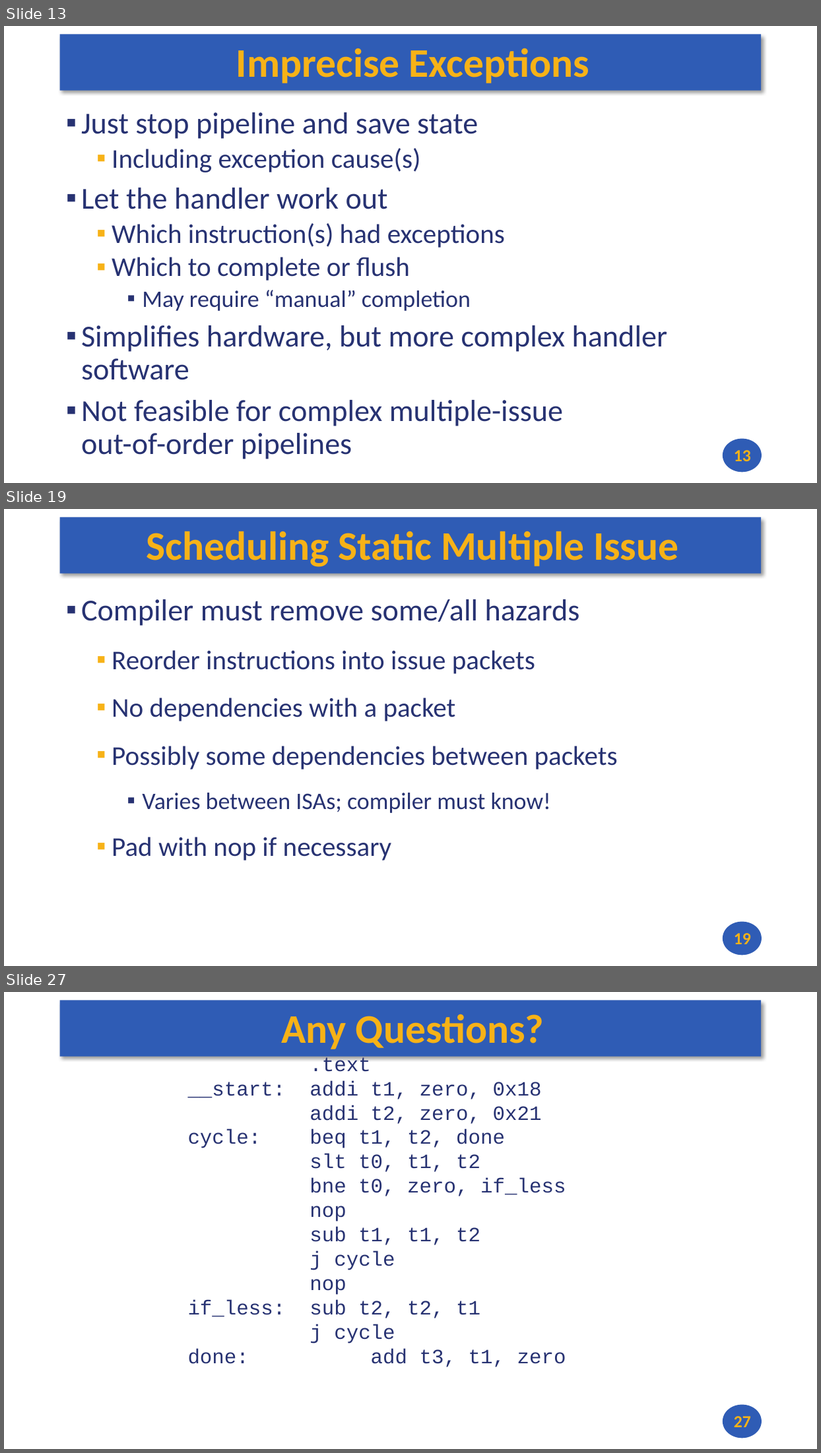
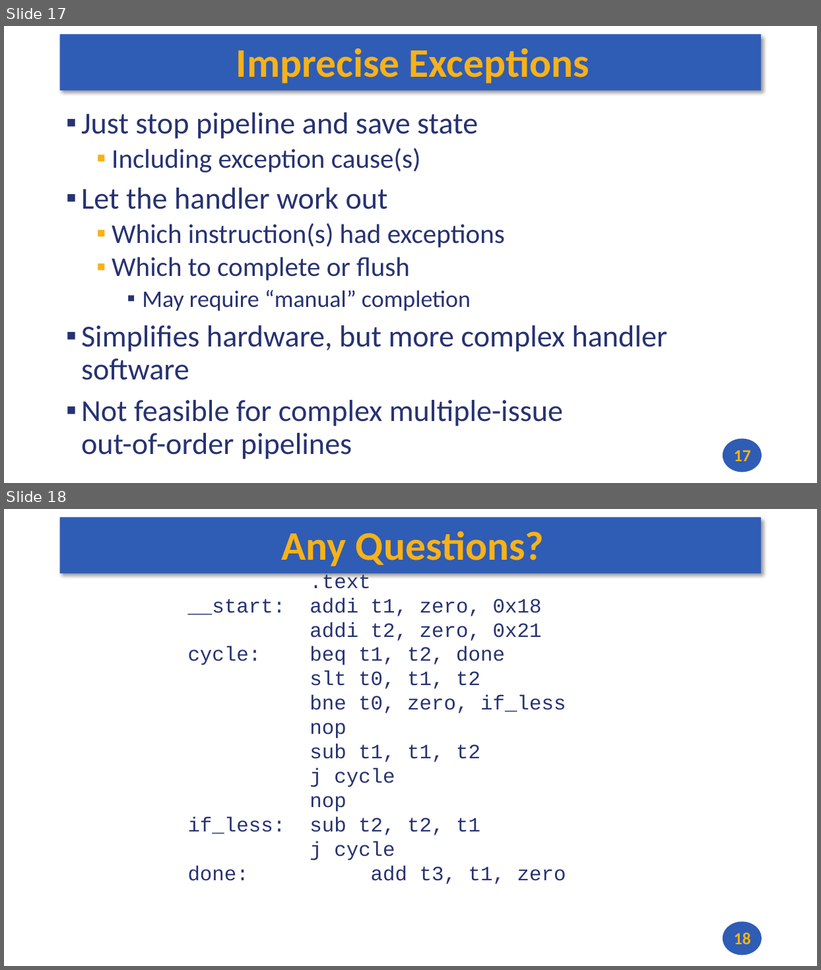
Before and after one commit to andrewt0301/hse-acos-course, a slide deck: docs/part1ca/10_Exceptions/CA_Lecture_10.pptx. Shown one above the other, each under a label of ours: slides 13, 19 and 27 before the commit, slides 17 and 18 after it; the slides between them are not shown. The pictures are 821x1453 and 821x970 pixels, drawn with LibreOffice and Linux fonts; fonts in the diff are those of the drawing. Boxes give left, top, right and bottom in pixels: in the first picture for what was removed or moved away, otherwise in the second. Text is boxed around its words. In the diff, an @@ line names an element or a change of style, - is before the commit and + after.

```diff
--- a/docs/part1ca/10_Exceptions/CA_Lecture_10.pptx
+++ b/docs/part1ca/10_Exceptions/CA_Lecture_10.pptx
@@ slide 19 removed at (4,509,817,966), background #FFFFFF; not listed: 2 template elements that a slide beside it also shows @@
@@ title removed at (147,531,679,567) @@
-Scheduling Static Multiple Issue
@@ text removed at (81,599,618,861) @@
-▪ Compiler must remove some/all hazards
-  ▪ Reorder instructions into issue packets
-  ▪ No dependencies with a packet
-  ▪ Possibly some dependencies between packets
-    ▪ Varies between ISAs; compiler must know!
-  ▪ Pad with nop if necessary
@@ page number removed at (734,933,751,945) @@
-19
@@ what was slide 13 is now slide 17 @@
@@ page number at (734,450,751,462): text changed @@
-13
+17
@@ what was slide 27 is now slide 18 @@
@@ page number at (734,933,751,945): text changed @@
-27
+18
```
Also in this commit, not shown: 5 slides changed, 4 slides added, 12 other slides removed, 2 other files.
